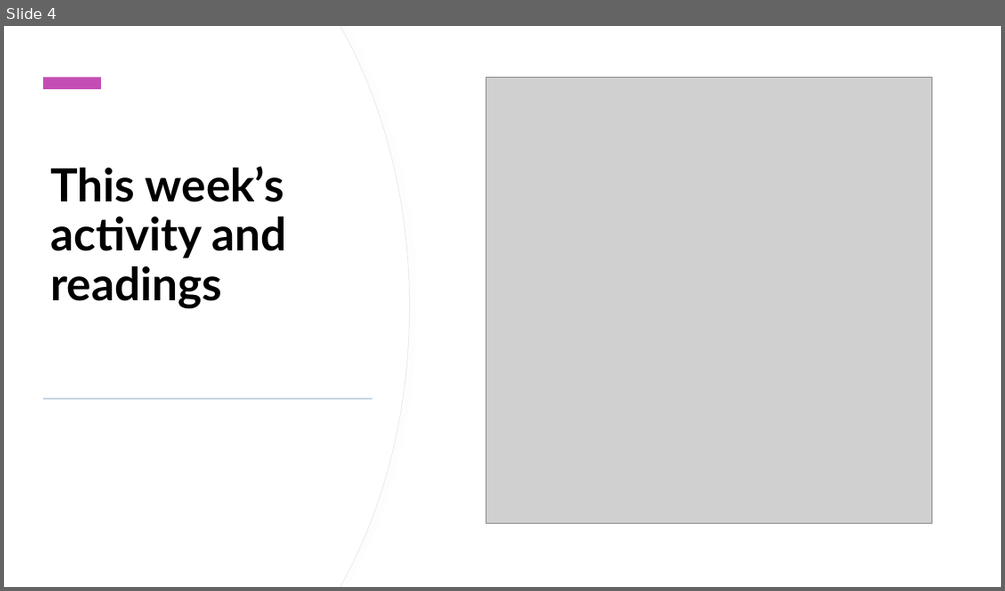
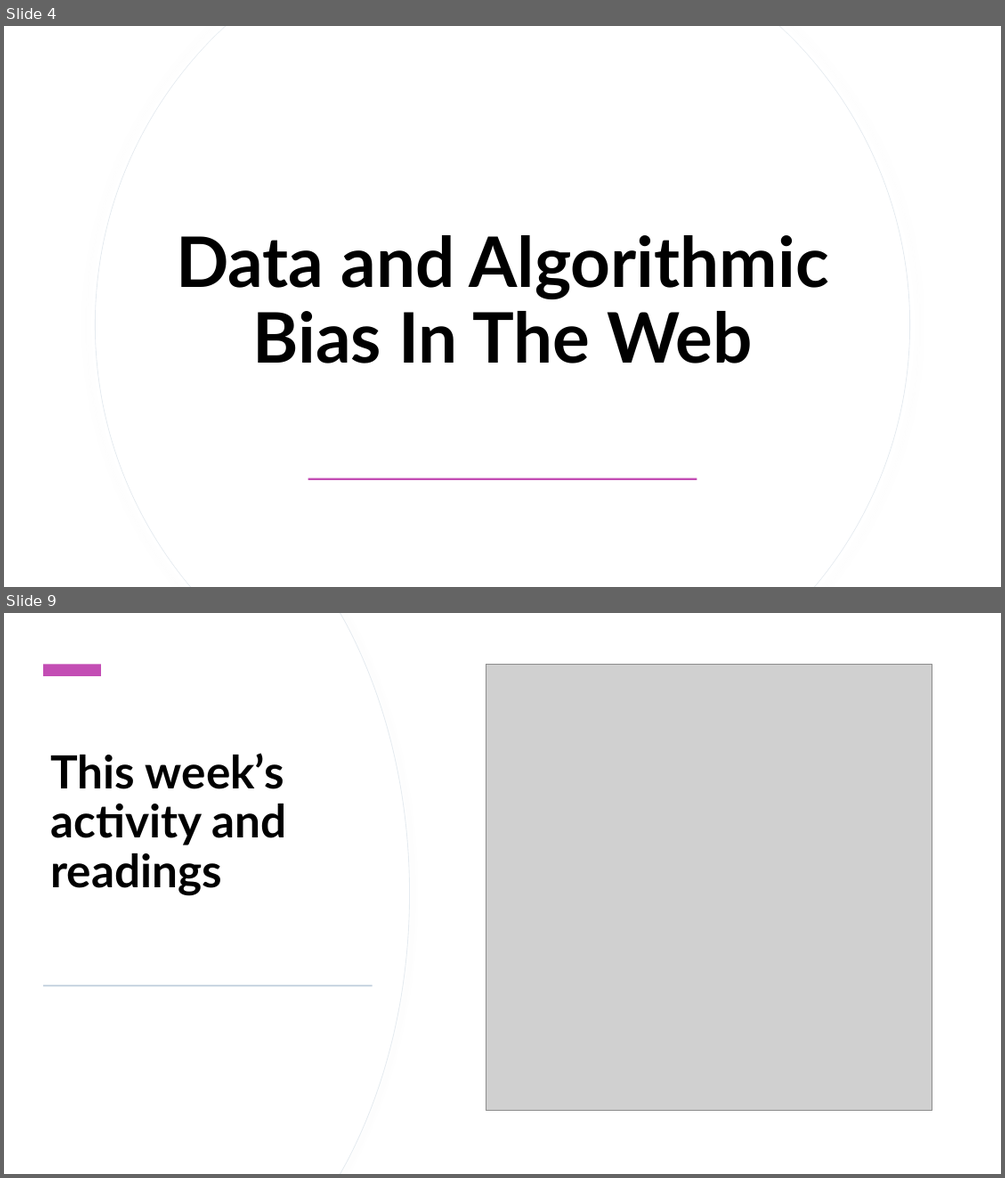
Before and after one commit to StephenCole19/Summer2020, a slide deck: soci2534/midterm/SOCIMidterm.pptx. Shown one above the other, each under a label of ours: slide 4 before the commit, slides 4 and 9 after it; the slides between them are not shown. The pictures are 1005x591 and 1005x1178 pixels, drawn with LibreOffice and Linux fonts; fonts in the diff are those of the drawing; grey boxes stand for pictures. Boxes give left, top, right and bottom in pixels: in the first picture for what was removed or moved away, otherwise in the second. Text is boxed around its words. In the diff, an @@ line names an element or a change of style, - is before the commit and + after.

```diff
--- a/soci2534/midterm/SOCIMidterm.pptx
+++ b/soci2534/midterm/SOCIMidterm.pptx
@@ slide 4 added at (4, 26, 1001, 587), background #FFFFFF; not listed: 2 template elements that a slide beside it also shows @@
@@ rectangle added at (4, 26, 1001, 587), fill #FFFFFF @@
@@ freeform shape added at (96, 26, 910, 587), fill #FFFFFF, outline #E5EBF0 0.75 pt @@
@@ freeform shape added at (96, 26, 909, 587), fill #FFFFFF @@
@@ title added at (176, 235, 829, 363), 67 pt, text #000000, bold @@
+Data and Algorithmic Bias In The Web
@@ rectangle added at (308, 477, 697, 480), fill #C34DB4 @@
@@ what was slide 4 is now slide 9 @@
```
Also in this commit, not shown: 4 slides changed, 6 other slides added, 9 slides removed, 16 other files.
